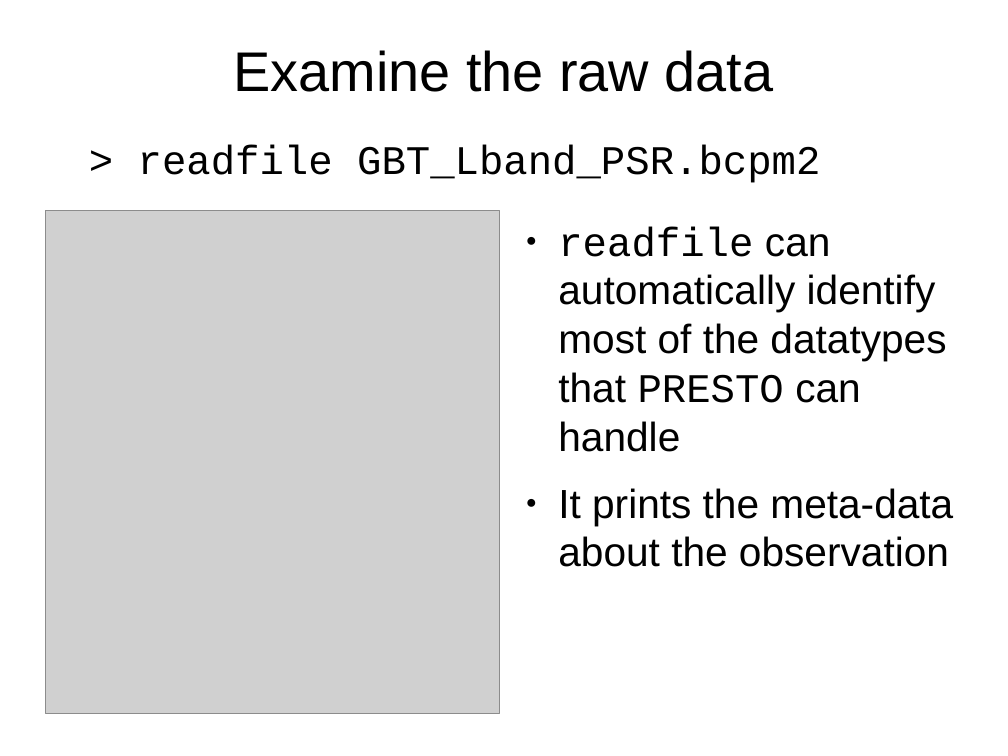
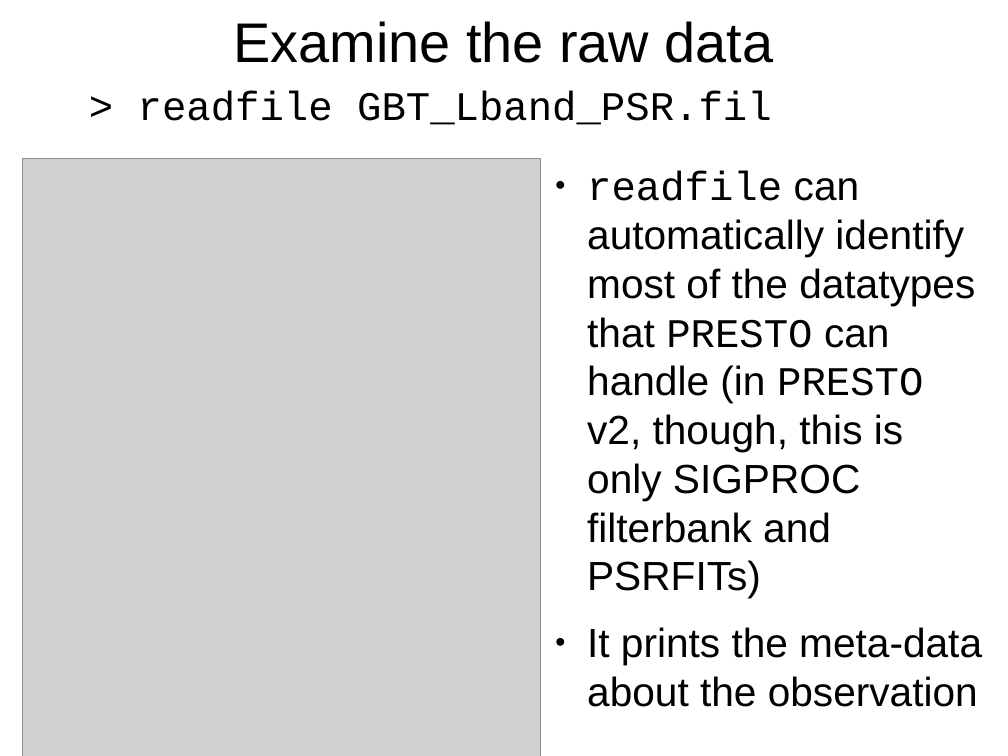
Before and after one commit to scottransom/presto, a slide deck: slide 5 of docs/PRESTO_search_tutorial.odp. Drawn at 1008x756 pixels with LibreOffice and Linux fonts; fonts in the diff are those of the drawing; grey boxes stand for pictures. Boxes give left, top, right and bottom in pixels: in the first picture for what was removed or moved away, otherwise in the second. Text is boxed around its words. In the diff, an @@ line names an element or a change of style, - is before the commit and + after.

Commit message:
Updated the tutorial for PRESTO v2 and using the .fil file rather than .bcpm2

```diff
--- a/docs/PRESTO_search_tutorial.odp
+++ b/docs/PRESTO_search_tutorial.odp
@@ title "Examine the raw data" moved from (x1=233, y1=50, x2=774, y2=92) to (x1=233, y1=21, x2=774, y2=63) @@
@@ text at (x1=138, y1=91, x2=772, y2=125): text changed @@
-> readfile GBT_Lband_PSR.bcpm2
+> readfile GBT_Lband_PSR.fil
@@ picture resized from (x1=46, y1=210, x2=499, y2=713) to (x1=23, y1=158, x2=541, y2=756) @@
@@ text "readfile can automatically identify most ..." moved from (x1=558, y1=226, x2=953, y2=567) to (x1=587, y1=171, x2=982, y2=707) @@
@@ text at (x1=587, y1=171, x2=975, y2=598): text changed @@
-● readfile can automatically identify most of the datatypes that PRESTO can handle
+● readfile can automatically identify most of the datatypes that PRESTO can handle (in PRESTO v2, though, this is only SIGPROC filterbank and PSRFITs)
```
Also in this commit, not shown: 8 other slides changed, 1 other file.
